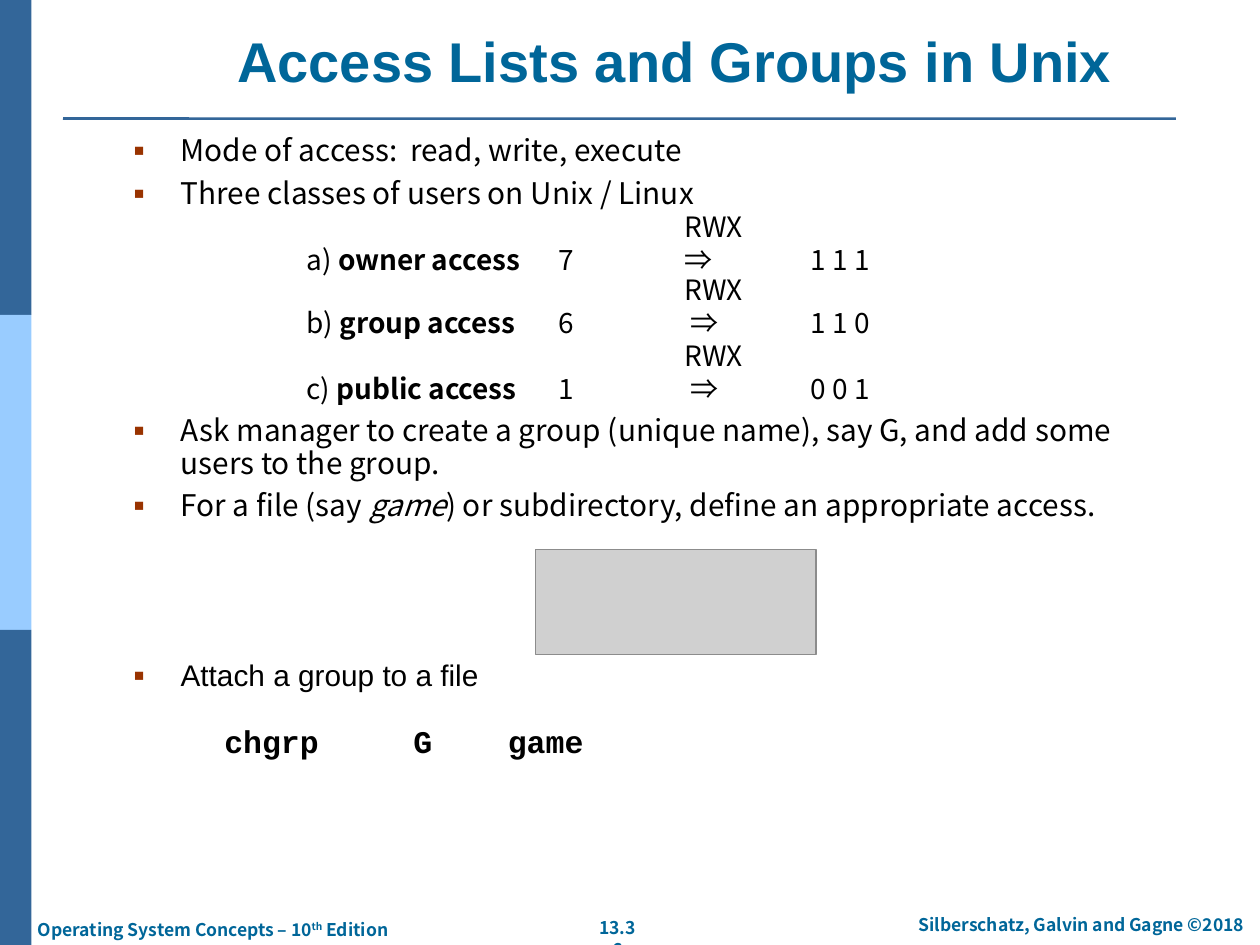
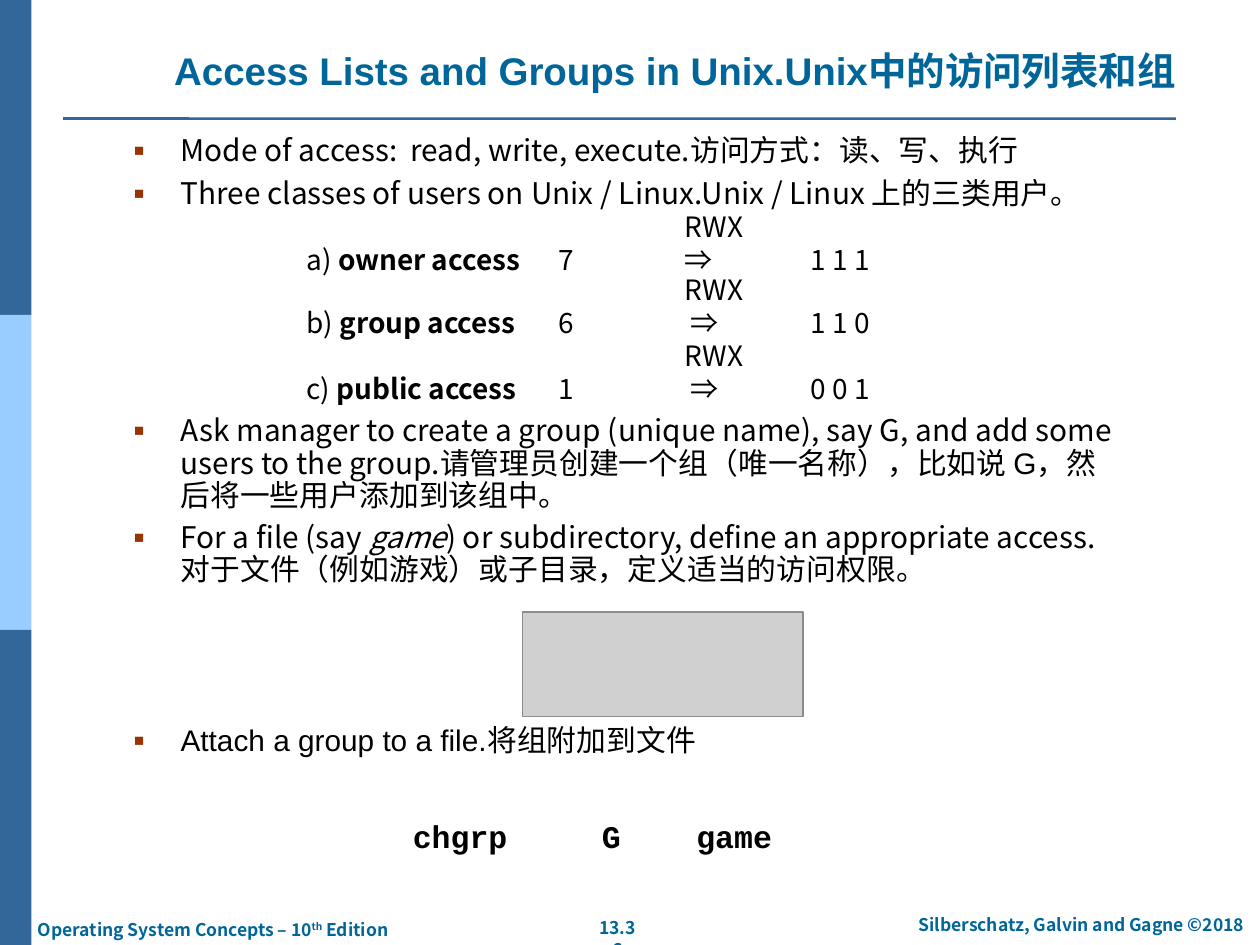
Before and after one commit to SpiritWolf2015/learn-operatingsystem, a slide deck: slide 36 of 操作系统概念/第10版/PPT/ch13-FileSystemInterface.pptx. Drawn at 1260x945 pixels with LibreOffice and Linux fonts; fonts in the diff are those of the drawing; grey boxes stand for pictures; background and template pictures are left out. Boxes give left, top, right and bottom in pixels: in the first picture for what was removed or moved away, otherwise in the second. Text is boxed around its words. In the diff, an @@ line names an element or a change of style, - is before the commit and + after.

Commit message:
[GZC]第13章PPT，文件系统接口

```diff
--- a/操作系统概念/第10版/PPT/ch13-FileSystemInterface.pptx
+++ b/操作系统概念/第10版/PPT/ch13-FileSystemInterface.pptx
@@ title at box(174, 55, 1176, 93): text changed; size 32 to 22 pt @@
-Access Lists and Groups in Unix
+Access Lists and Groups in Unix.Unix中的访问列表和组
@@ text at box(181, 136, 1081, 207): text changed @@
-▪ Mode of access: read, write, execute
-▪ Three classes of users on Unix / Linux
+▪ Mode of access: read, write, execute.访问方式：读、写、执行
+▪ Three classes of users on Unix / Linux.Unix / Linux 上的三类用户。
@@ text at box(181, 416, 1112, 756): text changed @@
-▪ Ask manager to create a group (unique name), say G, and add some users to the group.
-▪ For a file (say game) or subdirectory, define an appropriate access.
-▪ Attach a group to a file
+▪ Ask manager to create a group (unique name), say G, and add some users to the group.请管理员创建一个组（唯一名称），比如说 G，然后将一些用户添加到该组中。
+▪ For a file (say game) or subdirectory, define an appropriate access.对于文件（例如游戏）或子目录，定义适当的访问权限。
+▪ Attach a group to a file.将组附加到文件
@@ picture: place and size @@
-picture at box(536, 549, 816, 654)
+picture at box(523, 612, 804, 717)
@@ text "chgrp G game": place and size @@
-text "chgrp G game" at box(224, 731, 584, 760)
+text "chgrp G game" at box(413, 825, 772, 855)
```
Also in this commit, not shown: 27 other slides changed.
